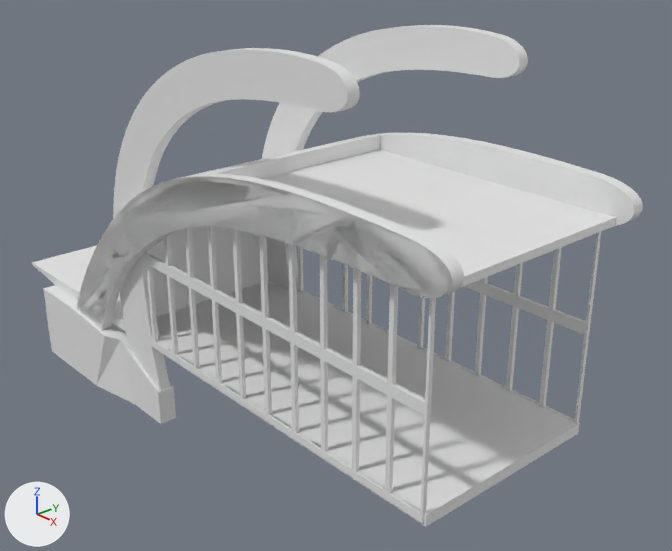
The Blender file beach_house/beach_house.blend: old version first, new version second.
Before and after are seen from a 50 mm camera at (4.12, -2.88, 2.94) aimed at (-0.11, 0.86, 0.55). The axes (+X, +Y, +Z) are drawn at lower left. The lights are the same throughout.

The older version as bpy lines, for what is in view:
```python
ob_foundation = bpy.data.objects.new('foundation', me_cube_001)
ob_foundation.location = (-1.172, 0.0, 0.0)
ob_foundation.scale = (0.1, 0.1, 0.07)
ob_roof_beam_left = bpy.data.objects.new('roof_beam_left', me_beziercurve_009)
ob_roof_beam_left.location = (0.0, 1.3, 0.0)
ob_roof_beam_left.rotation_euler = (1.571, 0.0, 0.0)  # degrees (90, 0, 0)
ob_roof_beam_right = bpy.data.objects.new('roof_beam_right', me_beziercurve_002)
ob_roof_beam_right.location = (0.0, -0.15, 0.0)
ob_roof_beam_right.rotation_euler = (1.571, 0.0, 0.0)  # degrees (90, 0, 0)
ob_wall = bpy.data.objects.new('wall', me_beziercurve_008)
ob_wall.location = (0.0, 0.0, 0.0)
ob_wall.rotation_euler = (1.571, 0.0, 0.0)  # degrees (90, 0, 0)
ob_window_frames_left = bpy.data.objects.new('window_frames_left', me_cube_008)
ob_window_frames_left.location = (0.0, 1.115, 0.0)
ob_window_frames_right = bpy.data.objects.new('window_frames_right', me_cube_009)
ob_window_frames_right.location = (0.0, 0.0, 0.0)
# also in view: 'suspension_beam_right' at (-0.17, -0.01, 0.94); 'Cube' at (-1.64, 0.57, -0.28); 'entrance' at (-2.05, 0.57, 0.03); 'suspension_beam_left' at (-0.17, 1.16, 0.94)
```
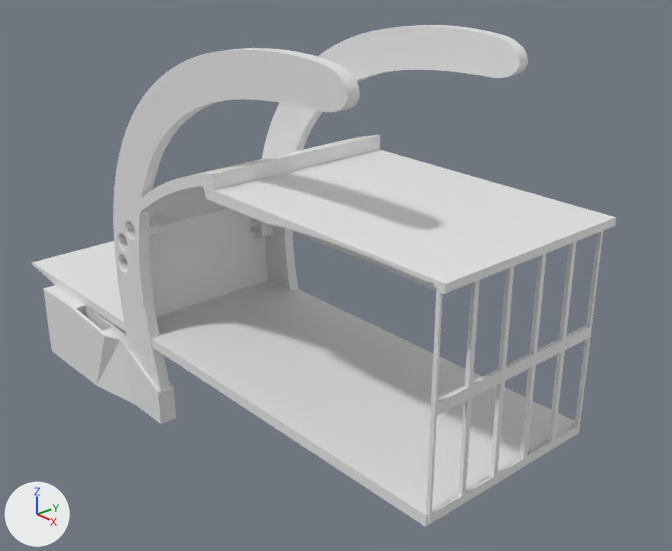
Commit message: added front windows

What differs and where, as boxes (x1, y1, x2, y2) in the pictures (672 x 551 px):
```json
{"object": "roof_beam_right", "change": "hidden", "before": [76, 174, 464, 330]}
{"object": "window_frames_right", "change": "hidden", "before": [139, 226, 436, 523]}
{"object": "window_frames_front", "change": "added", "after": [426, 231, 603, 524]}
{"object": "roof_beam_left", "change": "hidden", "before": [356, 133, 643, 226]}
{"object": "window_frames_left", "change": "hidden", "before": [296, 232, 601, 423]}
{"part": 1, "of": "me_beziercurve_008", "change": "built on", "after": [206, 190, 446, 294]}
```

Edits to the scene script, one JSON object a line:
```json
{"block": "me_beziercurve_008", "where": "# used by ob_wall; location = (0.0, 0.0, 0.0); rotation_euler = (1.571, 0.0, 0.0), in degrees (90, 0, 0)"}
{"op": "remove", "block": "me_beziercurve_008", "code": "me_beziercurve_008.from_pydata(...)  # 1448 vertices, 981 faces, 8 loose edges; spans x -1.35..1.66, y 0.0..1.43, z -1.31..0.2"}
{"op": "add", "block": "me_beziercurve_008", "code": "me_beziercurve_008.from_pydata(...)  # 1718 vertices, 1171 faces, 8 loose edges; spans x -1.35..1.66, y 0.0..1.43, z -1.31..0.2"}
{"block": "me_beziercurve_008", "change": "me_beziercurve_008 part 1: 6 vertices moved from x 1.59..1.6, y 1.27, z -1.23..0.07 to x 1.59..1.61, y 1.27..1.3, z -1.23..0.07; 6 vertices removed from x 1.59..1.6, y 1.27, z -1.19..0.04; 276 vertices added at x 1.58..1.61, y 1.27..1.3, z -1.19..0.04"}
{"op": "add", "block": "me_cube_010", "code": ["me_cube_010 = bpy.data.meshes.new('Cube.010')", "me_cube_010.from_pydata(...)  # 386 vertices, 437 faces; spans x 1.582..1.607, y -0.05..1.2, z 0.02..1.297"]}
{"op": "add", "block": "ob_roof_beam_left", "code": "ob_roof_beam_left.hide_set(True)"}
{"op": "add", "block": "ob_roof_beam_right", "code": "ob_roof_beam_right.hide_set(True)"}
{"op": "add", "block": "ob_window_frames_left", "code": "ob_window_frames_left.hide_set(True)"}
{"op": "add", "block": "ob_window_frames_right", "code": "ob_window_frames_right.hide_set(True)"}
{"op": "add", "block": "ob_window_frames_front", "code": ["ob_window_frames_front = bpy.data.objects.new('window_frames_front', me_cube_010)", "ob_window_frames_front.location = (0.0, 0.0, 0.0)"]}
```
